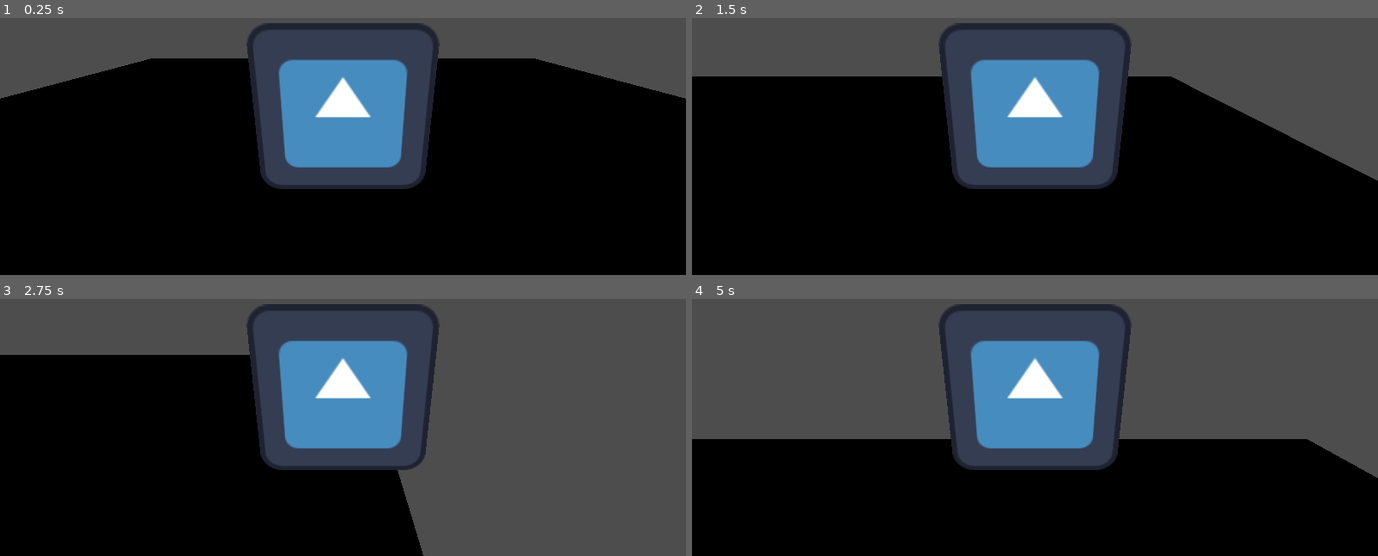
Above: before the commit, frames 1-4 (two rows, left to right).
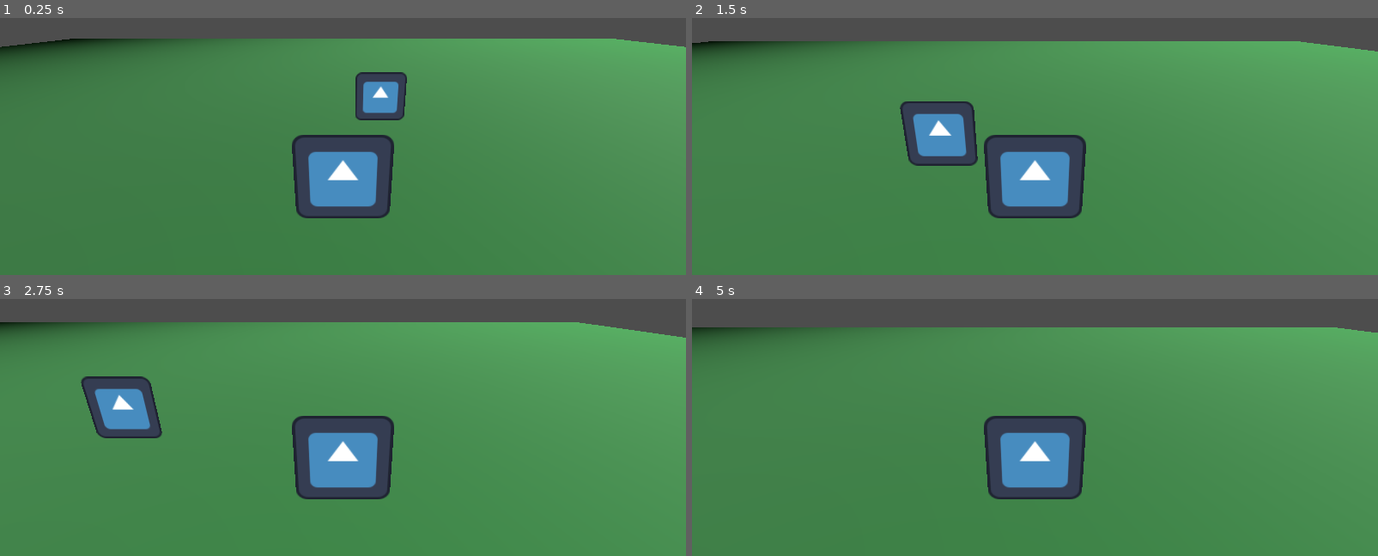
Above: after the commit, the same moments.

Repository: Guilherme-souzae/OctoRPG
Game: Godot game, scene res://Scenes/world.tscn
Same seed, same stepped clock (60 frames per second), same inputs: the game is played once before the commit and once after it. The engine's default icon, where the game draws it, is replaced by a stand-in: a white triangle on a blue panel in a dark square.
Inputs:
- Up to frame 1 (0.25 s): no input
- Up to frame 2 (1.5 s): tap Enter at 0.5 s; hold D (move_right) 0.53-1.28 s; hold W (move_front) 0.53-1.28 s; hold S (move_back) from 1.28 s (still down); tap W (move_front) at 1.35 s
- Up to frame 3 (2.75 s): release S (move_back) at 2.03 s; hold D (move_right) from 2.03 s (still down); hold W (move_front) from 2.03 s (still down)
- Up to frame 4 (5 s): release W (move_front) at 2.78 s; tap W (move_front) at 2.85, 4.35 s; release D (move_right) at 3.53 s; hold W (move_front) 3.53-4.28 s; hold A (move_left) from 3.53 s (still down)

The runs differ from the first frame. In frame 1, 91% of the frame differs, in the area x 0-100%, y 2-100%; in frame 2, 90%; in frame 3, 91%; in frame 4, 89%.

Commit message:
feature: props

Diff:
--- a/octo-rpg/Scenes/exploration_character.tscn
+++ b/octo-rpg/Scenes/exploration_character.tscn
@@ -12,7 +12,7 @@
 texture = ExtResource("1_ewi63")
 
 [node name="Camera3D" type="Camera3D" parent="Sprite3D"]
-transform = Transform3D(1, 0, 0, 0, 0.95917094, 0.282827, 0, -0.282827, 0.95917094, 0, 0.7373656, 1.6704963)
+transform = Transform3D(1, 0, 0, 0, 0.95917094, 0.282827, 0, -0.282827, 0.95917094, 0, 2.1387992, 2.7888005)
 
 [node name="CollisionShape3D" type="CollisionShape3D" parent="."]
 shape = SubResource("BoxShape3D_y6pqq")
--- /dev/null
+++ b/octo-rpg/Scenes/exploration_prop.tscn
@@ -0,0 +1,15 @@
+[gd_scene load_steps=3 format=3 uid="uid://hdars7iya6sy"]
+
+[ext_resource type="Texture2D" uid="uid://bijqimc864s5m" path="res://icon.svg" id="1_dw468"]
+
+[sub_resource type="BoxShape3D" id="BoxShape3D_ttiy4"]
+size = Vector3(1, 1.3204346, 0.29156494)
+
+[node name="ExplorationProp" type="StaticBody3D"]
+
+[node name="CollisionShape3D" type="CollisionShape3D" parent="."]
+transform = Transform3D(1.4750266, 0, 0, 0, 1.4750266, 0, 0, 0, 1.4750266, 0, 0.16021729, -0.019927979)
+shape = SubResource("BoxShape3D_ttiy4")
+
+[node name="Sprite3D" type="Sprite3D" parent="."]
+texture = ExtResource("1_dw468")
--- a/octo-rpg/Scenes/world.tscn
+++ b/octo-rpg/Scenes/world.tscn
@@ -1,9 +1,13 @@
-[gd_scene load_steps=4 format=3 uid="uid://dls5qvjufvy5"]
+[gd_scene load_steps=6 format=3 uid="uid://dls5qvjufvy5"]
 
 [ext_resource type="PackedScene" uid="uid://btpvxca8eyqbo" path="res://Scenes/exploration_character.tscn" id="1_a02cp"]
+[ext_resource type="PackedScene" uid="uid://hdars7iya6sy" path="res://Scenes/exploration_prop.tscn" id="2_go701"]
 
 [sub_resource type="QuadMesh" id="QuadMesh_yp4wr"]
 orientation = 1
+
+[sub_resource type="StandardMaterial3D" id="StandardMaterial3D_a02cp"]
+albedo_color = Color(0.063171364, 0.28311273, 0.10338921, 1)
 
 [sub_resource type="WorldBoundaryShape3D" id="WorldBoundaryShape3D_a02cp"]
 
@@ -12,11 +16,20 @@
 [node name="StaticBody3D" type="StaticBody3D" parent="."]
 
 [node name="MeshInstance3D" type="MeshInstance3D" parent="StaticBody3D"]
-transform = Transform3D(11.141037, 0, 0, 0, 0.9999997, 0, 0, 0, 10.987057, 0, 0, 0)
+transform = Transform3D(51.47283, 0, 0, 0, 0.9999997, 0, 0, 0, 42.730003, 0, 0, 0)
 mesh = SubResource("QuadMesh_yp4wr")
+surface_material_override/0 = SubResource("StandardMaterial3D_a02cp")
 
 [node name="CollisionShape3D" type="CollisionShape3D" parent="StaticBody3D"]
 shape = SubResource("WorldBoundaryShape3D_a02cp")
 
 [node name="CharacterBody3D" parent="." instance=ExtResource("1_a02cp")]
 transform = Transform3D(1, 0, 0, 0, 1, 0, 0, 0, 1, 0, 0.67442966, 0)
+
+[node name="OmniLight3D" type="OmniLight3D" parent="."]
+transform = Transform3D(1, 0, 0, 0, 1, 0, 0, 0, 1, 32.272423, 32.75312, 0)
+omni_range = 71.591
+omni_attenuation = -0.443
+
+[node name="ExplorationProp" parent="." instance=ExtResource("2_go701")]
+transform = Transform3D(1, 0, 0, 0, 1, 0, 0, 0, 1, 0.95365036, 0.64, -3.2427142)
